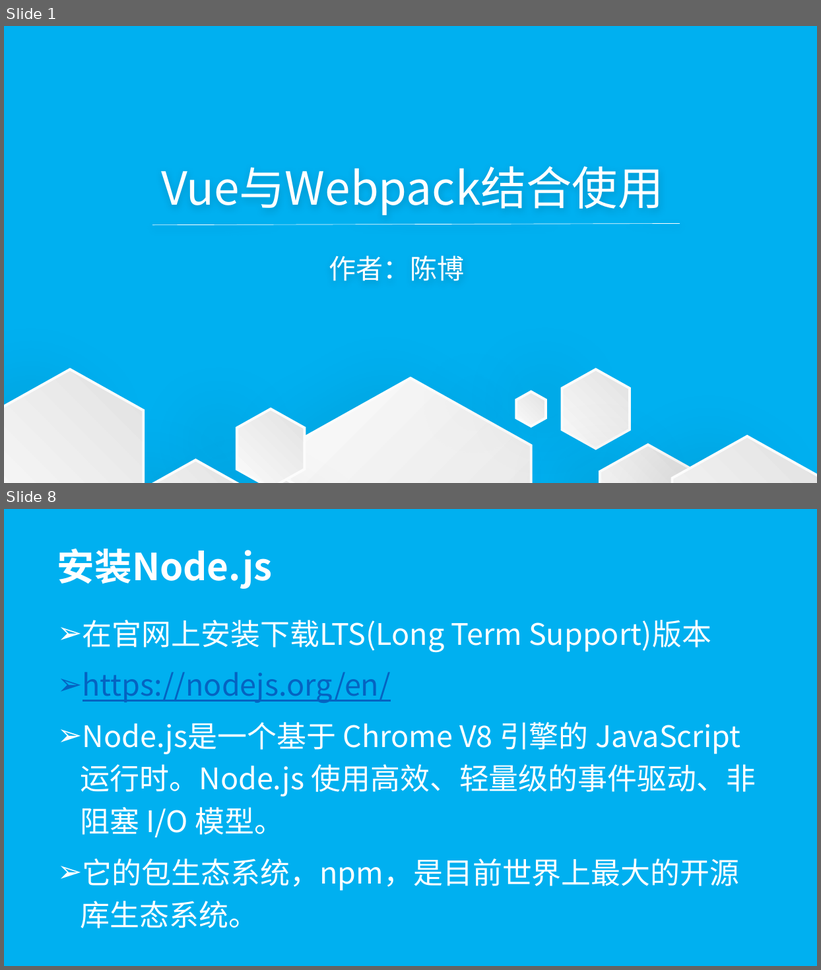
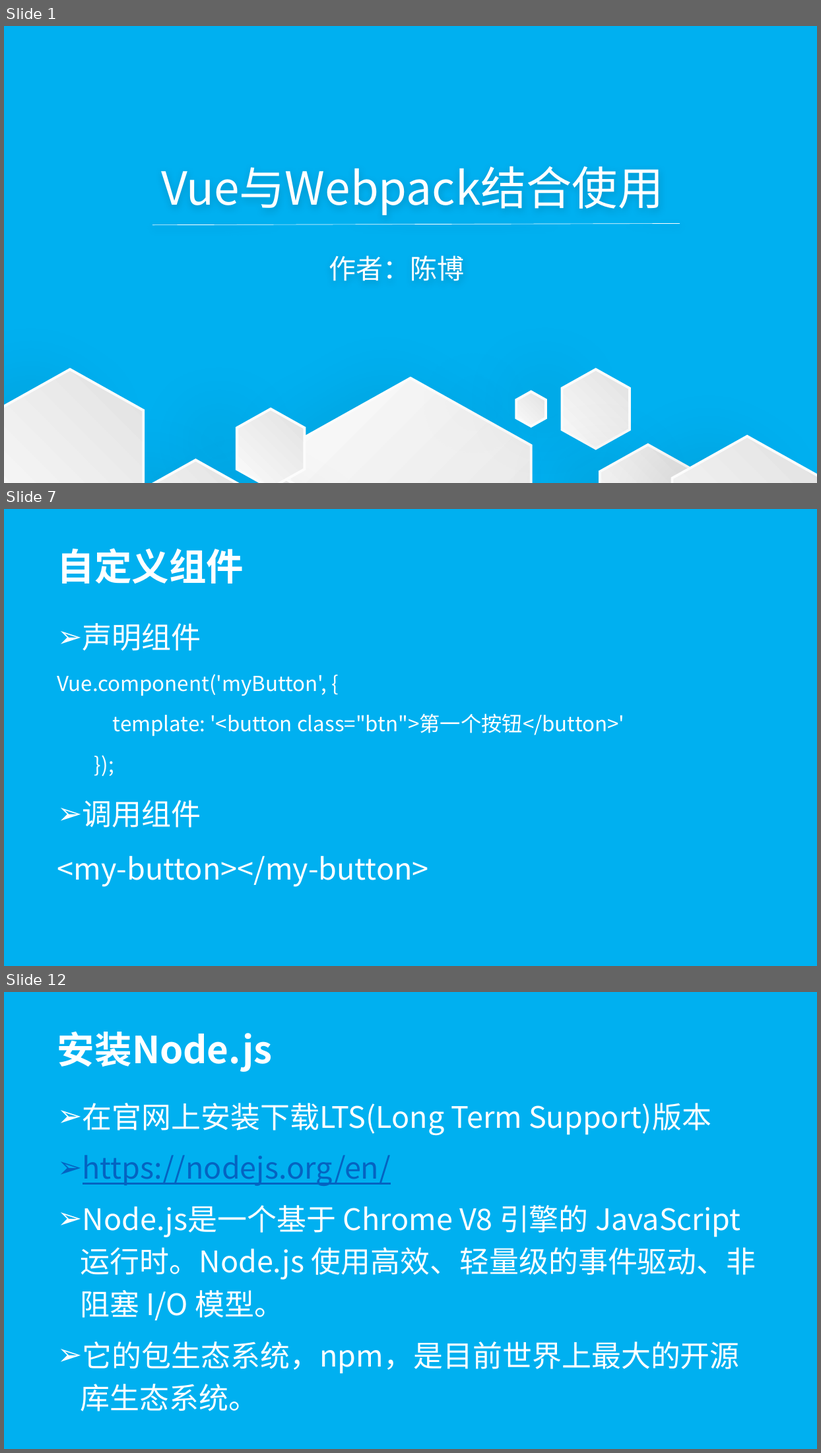
Before and after one commit to wugenshui/ppt, a slide deck: vue-webpack/vue-webpack.pptx. Shown one above the other, each under a label of ours: slides 1 and 8 before the commit, slides 1, 7 and 12 after it; the slides between them are not shown. The pictures are 821x970 and 821x1453 pixels, drawn with LibreOffice and Linux fonts; fonts in the diff are those of the drawing. Boxes give left, top, right and bottom in pixels: in the first picture for what was removed or moved away, otherwise in the second. Text is boxed around its words. In the diff, an @@ line names an element or a change of style, - is before the commit and + after.

```diff
--- a/vue-webpack/vue-webpack.pptx
+++ b/vue-webpack/vue-webpack.pptx
@@ slide 7 added at (4,509,817,966), background #00B0F0 @@
@@ title added at (57,548,244,584), 44 pt, text #FFFFFF, bold @@
+自定义组件
@@ subtitle added at (57,623,624,887), 24.4 pt, text #FFFFFF @@
+➢ 声明组件
+Vue.component('myButton', {
+template: '<button class="btn">第一个按钮</button>'
+});
+➢ 调用组件
+<my-button></my-button>
@@ what was slide 8 is now slide 12 @@
```
Also in this commit, not shown: 2 slides changed, 10 other slides added, 8 slides removed, 6 other files.
